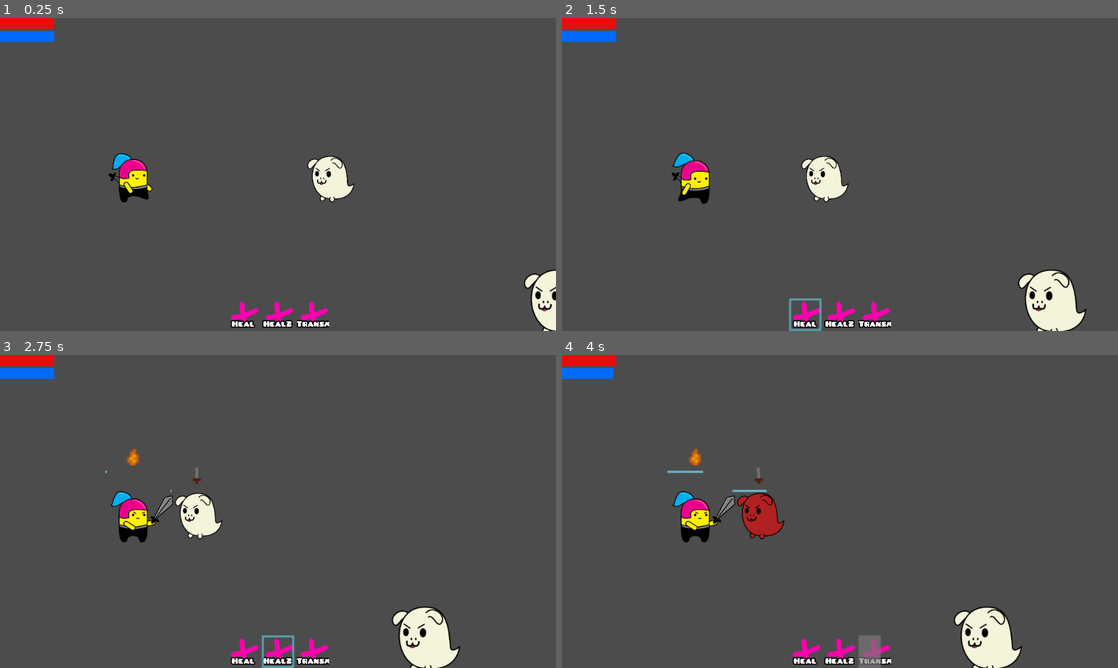
Above: before the commit, frames 1-4 (two rows, left to right).
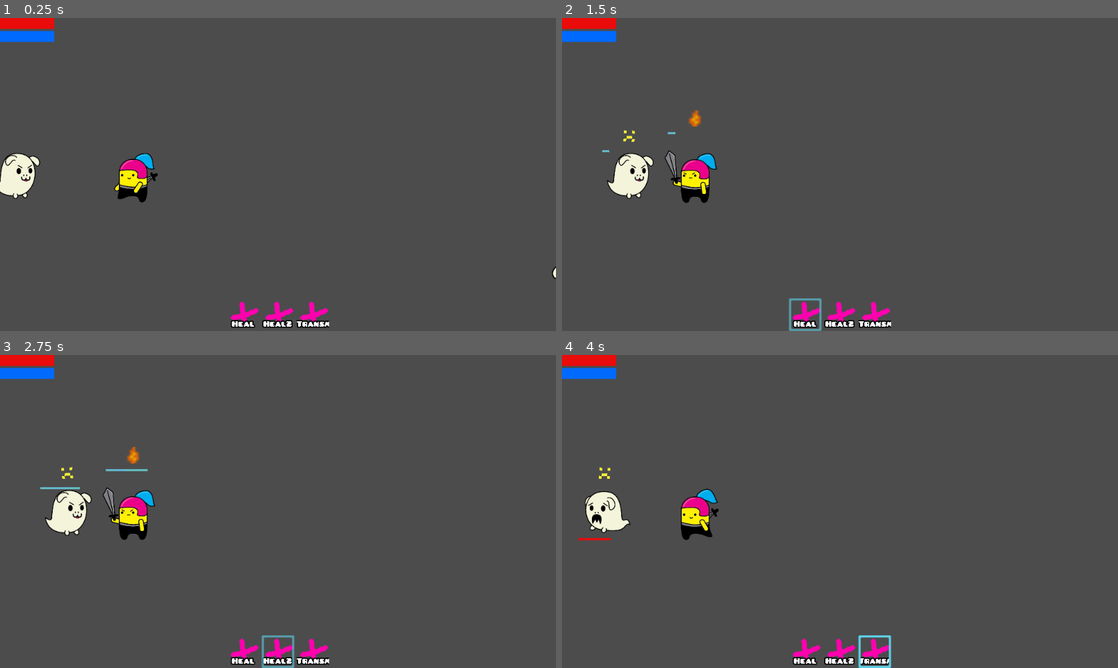
Above: after the commit, the same moments.

Repository: danreeves/godot-wild-jam-33
Game: Godot game, scene res://Main.tscn
Two runs of this game, one before a commit and one after it. Both use one fixed random seed, a clock stepped at 60 frames per second and the inputs below. The engine's default icon, where the game draws it, is replaced by a stand-in: a white triangle on a blue panel in a dark square.
Inputs (mouse positions are in pixels of both pictures, inside the frame that each line leads up to):
- Up to frame 1 (0.25 s): no input
- Up to frame 2 (1.5 s): move the mouse to (695, 174) at 0.52 s; click (695, 174) at 0.67 s; move the mouse to (806, 315) at 1.27 s; click (806, 315) at 1.42 s
- Up to frame 3 (2.75 s): move the mouse to (278, 652) at 2.02 s; click (278, 652) at 2.17 s
- Up to frame 4 (4 s): move the mouse to (873, 652) at 2.77 s; click (873, 652) at 2.92 s; move the mouse to (762, 514) at 3.52 s; click (762, 514) at 3.67 s

The runs differ from the first frame. In frame 1, 3.0% of the frame differs, in the area x 0-100%, y 43-100%; in frame 2, 4.1%; in frame 3, 4.4%; in frame 4, 4.9%, in the area x 2-83%, y 4-100%.

Commit message:
aesfewwger

Diff:
--- a/Main.tscn
+++ b/Main.tscn
@@ -14,7 +14,7 @@
 position = Vector2( -373.68, 0.633972 )
 
 [node name="Enemy" parent="." instance=ExtResource( 2 )]
-position = Vector2( 15.7559, 8.29397 )
+position = Vector2( -613.569, 2.63717 )
 
 [node name="AnimatedSprite" type="AnimatedSprite" parent="Enemy"]
 scale = Vector2( 0.5, 0.5 )
@@ -36,7 +36,7 @@
 flip_h = true
 
 [node name="Enemy3" parent="." instance=ExtResource( 2 )]
-position = Vector2( 797.056, -100.319 )
+position = Vector2( 601.895, -110.219 )
 
 [node name="AnimatedSprite" type="AnimatedSprite" parent="Enemy3"]
 scale = Vector2( 0.5, 0.5 )
@@ -53,7 +53,13 @@
 script = ExtResource( 3 )
 
 [node name="Horizon" type="StaticBody2D" parent="."]
-position = Vector2( -5.99316, -191.783 )
+position = Vector2( -14.4785, -200.268 )
 
 [node name="CollisionShape2D" type="CollisionShape2D" parent="Horizon"]
 shape = SubResource( 1 )
+
+[node name="Horizon2" type="StaticBody2D" parent="."]
+position = Vector2( -4.57898, 298.949 )
+
+[node name="CollisionShape2D" type="CollisionShape2D" parent="Horizon2"]
+shape = SubResource( 1 )
--- a/UI/AbilityButton.gd
+++ b/UI/AbilityButton.gd
@@ -5,6 +5,7 @@
 export (int) var cooldown = 1
 
 var selected = false
+var hovered = false
 
 signal clicked(spell_name)
 
@@ -19,15 +20,20 @@
 func _process(_delta: float) -> void:
 	$Progress.rect_scale.x = $Cooldown.time_left / $Cooldown.wait_time
 
+	if hovered:
+		if $Cooldown.is_stopped():
+			$Selected.visible = true
+			$Selected.modulate = Color(1, 1, 1, 0.6)
+	else:
+		if !selected:
+			$Selected.visible = false
+		$Selected.modulate = Color(1, 1, 1, 1)
+
 func mouse_entered() -> void:
-	$Selected.visible = true
-	$Selected.modulate = Color(1, 1, 1, 0.6)
+	hovered = true
 
 func mouse_exited() -> void:
-	if !selected:
-		$Selected.visible = false
-
-	$Selected.modulate = Color(1, 1, 1, 1)
+	hovered = false
 
 func gui_input(event: InputEvent) -> void:
 	if event is InputEventMouseButton:
--- a/Units/Enemy.gd
+++ b/Units/Enemy.gd
@@ -35,6 +35,7 @@
 	$AnimatedSprite.play("die")
 	$AnimatedSprite.flip_h = false
 	set_element(Globals.Elements.None)
+	$Hitbox.disabled = true
 
 func is_element(elem) -> bool:
 	return element == elem
@@ -42,8 +43,6 @@
 func _process(_delta: float) -> void:
 	if dead:
 		return
-
-	$AnimatedSprite.flip_h = !move_away_from_player
 
 	# bobbus wrote this code
 	var size = 1 + position.y * 0.002
@@ -53,6 +52,9 @@
 		$AttackQueue.stop()
 
 func _physics_process(_delta: float) -> void:
+	if dead:
+		return
+
 	var velocity = Vector2.ZERO
 	var target = get_target()
 
@@ -63,10 +65,17 @@
 		velocity = (self.position - target.position).normalized() * speed * 1.2
 
 	if velocity == Vector2.ZERO:
-		if $AnimatedSprite.animation == "run":
+		if $AnimatedSprite.animation == "run" \
+		or $AnimatedSprite.animation == "flee":
 			$AnimatedSprite.play("idle")
+	elif move_away_from_player:
+		$AnimatedSprite.play("flee")
 	else:
 		$AnimatedSprite.play("run")
+
+	$AnimatedSprite.flip_h = target.position.x < position.x
+	if move_away_from_player:
+		$AnimatedSprite.flip_h = !$AnimatedSprite.flip_h
 
 	velocity = move_and_slide(velocity)
 
--- a/Units/Enemy.tscn
+++ b/Units/Enemy.tscn
@@ -41,34 +41,6 @@
 sprite = ExtResource( 6 )
 base_damage = 20
 
-[node name="BasicAttack2" parent="AttackQueue" instance=ExtResource( 4 )]
-sprite = ExtResource( 6 )
-base_damage = 20
-
-[node name="BasicAttack3" parent="AttackQueue" instance=ExtResource( 4 )]
-sprite = ExtResource( 6 )
-base_damage = 20
-
-[node name="BasicAttack4" parent="AttackQueue" instance=ExtResource( 4 )]
-sprite = ExtResource( 6 )
-base_damage = 20
-
-[node name="BasicAttack5" parent="AttackQueue" instance=ExtResource( 4 )]
-sprite = ExtResource( 6 )
-base_damage = 20
-
-[node name="BasicAttack6" parent="AttackQueue" instance=ExtResource( 4 )]
-sprite = ExtResource( 6 )
-base_damage = 20
-
-[node name="BasicAttack7" parent="AttackQueue" instance=ExtResource( 4 )]
-sprite = ExtResource( 6 )
-base_damage = 20
-
-[node name="BasicAttack8" parent="AttackQueue" instance=ExtResource( 4 )]
-sprite = ExtResource( 6 )
-base_damage = 20
-
 [node name="RunAway" parent="AttackQueue" instance=ExtResource( 8 )]
 sprite = ExtResource( 7 )
 
--- a/Units/Player.gd
+++ b/Units/Player.gd
@@ -50,6 +50,10 @@
 		$AnimatedSprite.play("combat")
 	elif $AnimatedSprite.animation == "run":
 		$AnimatedSprite.play("idle")
+
+	if velocity != Vector2.ZERO:
+		$AnimatedSprite.flip_h = velocity.x < 0
+
 	velocity = move_and_slide(velocity)
 
 func unit_enter_range(unit):
@@ -64,7 +68,7 @@
 func get_nearest_enemy() -> Node2D:
 	var enemies = get_tree().get_nodes_in_group("Enemies")
 	var nearest = null
-	var nearest_distance = 1000
+	var nearest_distance = 999999999999999999
 	for enemy in enemies:
 		if !enemy.dead:
 			var distance = self.position.distance_to(enemy.position)
@@ -76,7 +80,7 @@
 func get_in_range() -> Array:
 	var not_dead = []
 	for enemy in in_range:
-		if !enemy.dead:
+		if "dead" in enemy and !enemy.dead:
 			not_dead.append(enemy)
 	return not_dead
 
